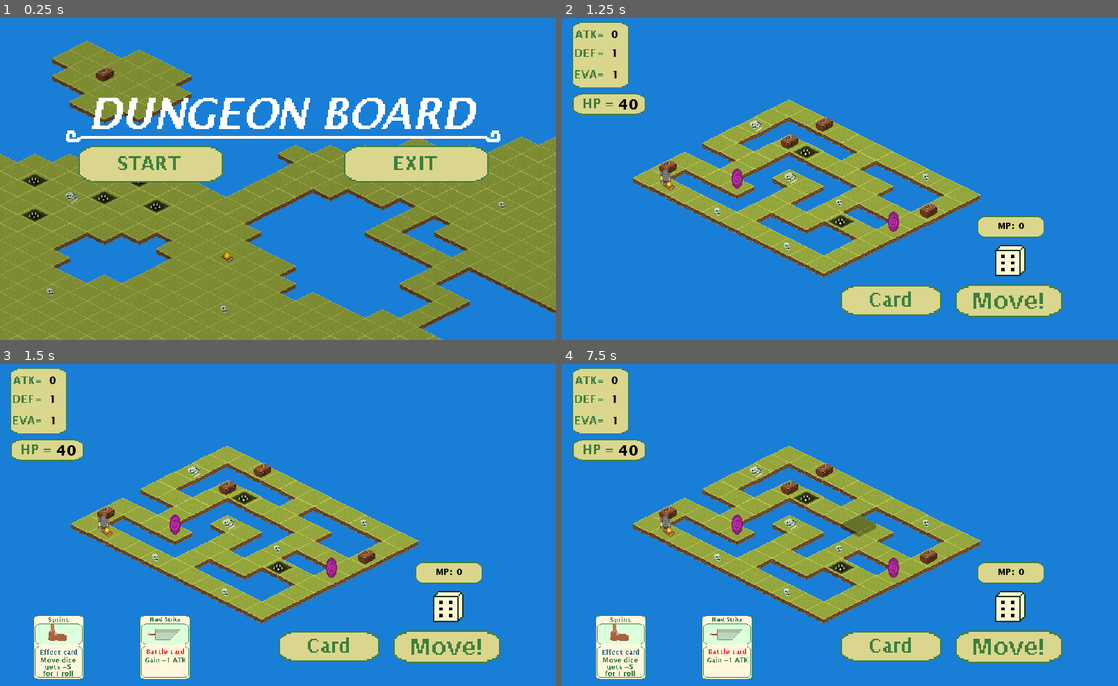
Above: before the commit, frames 1-4 (two rows, left to right).
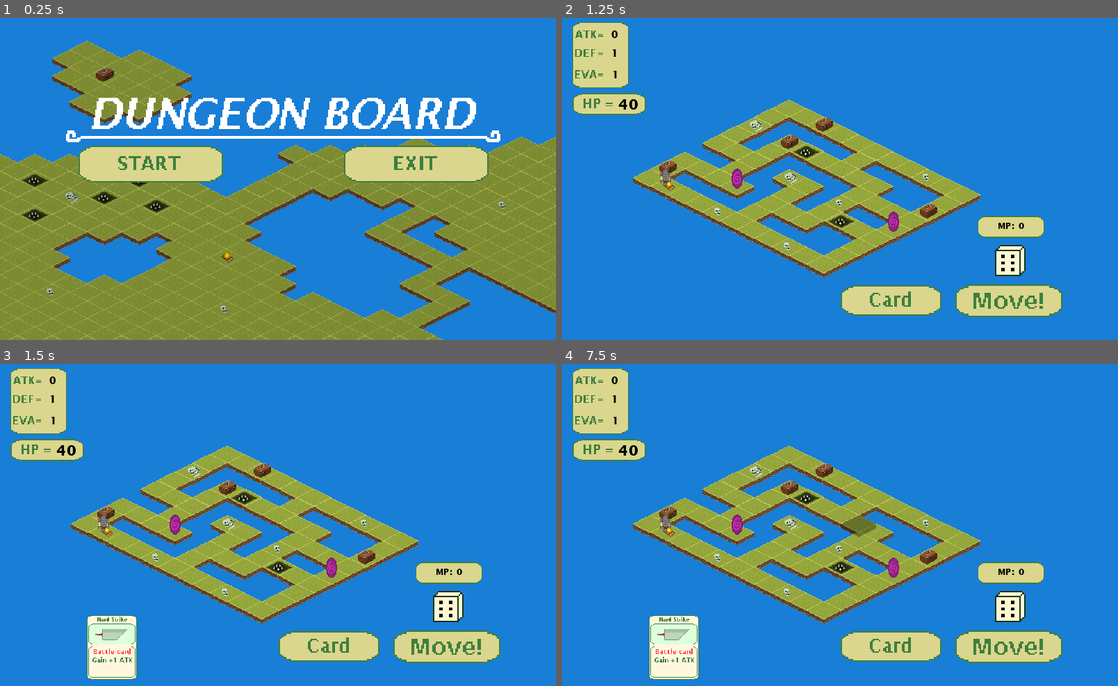
Above: after the commit, the same moments.

Repository: Patriks-Blauzda/Board-Game
Game: Godot game, scene res://MainMenu.tscn
Two runs of this game, one before a commit and one after it. Both use one fixed random seed, a clock stepped at 60 frames per second and the inputs below.
Inputs (mouse positions are in pixels of both pictures, inside the frame that each line leads up to):
- Up to frame 1 (0.25 s): no input
- Up to frame 2 (1.25 s): click (712, 162) at 0.5 s
- Up to frame 3 (1.5 s): click (328, 647) at 1.25 s
- Up to frame 4 (7.5 s): click (728, 647) at 2.02 s; tap Enter at 2.75, 4.25, 5.75 s; move the mouse to (962, 508) at 2.77 s; hold D (right) 2.78-3.53 s; click (962, 508) at 2.92 s; tap Space at 3.5, 5, 6.5 s; move the mouse to (728, 541) at 3.52 s; hold Down (down) 3.53-4.28 s; move the mouse to (895, 450) at 4.27 s; hold D (right) 4.28-5.03 s; move the mouse to (812, 589) at 5.02 s; hold Up (up) 5.03-5.78 s; click (812, 589) at 5.17 s; move the mouse to (1006, 573) at 5.77 s; hold A (left) 5.78-7.28 s; move the mouse to (673, 473) at 6.52 s; move the mouse to (867, 525) at 7.27 s; hold Down (down) from 7.28 s (still down); click (867, 525) at 7.42 s

Frames 1-2 are identical in both runs. In frame 3, 5.4% of the frame differs, in the area x 6-35%, y 78-99%; in frame 4, 5.4%.

Commit message:
Removed a card added from the game start

Diff:
--- a/Dungeon Board/Hand.gd
+++ b/Dungeon Board/Hand.gd
@@ -34,7 +34,6 @@
 func _ready():
 	var rng = RandomNumberGenerator.new()
 	rng.randomize()
-	add_card(3)
 	add_card(combat_cards[rng.randi_range(0,2)])
 
 	hide()
